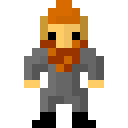
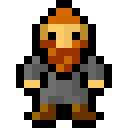
Before/after of a (128, 128) layered artwork. What changed in the layer stack:
hid "Frame2", painted on it over box(16, 8, 112, 120)
painted on "Frame1" over box(16, 0, 112, 120)
